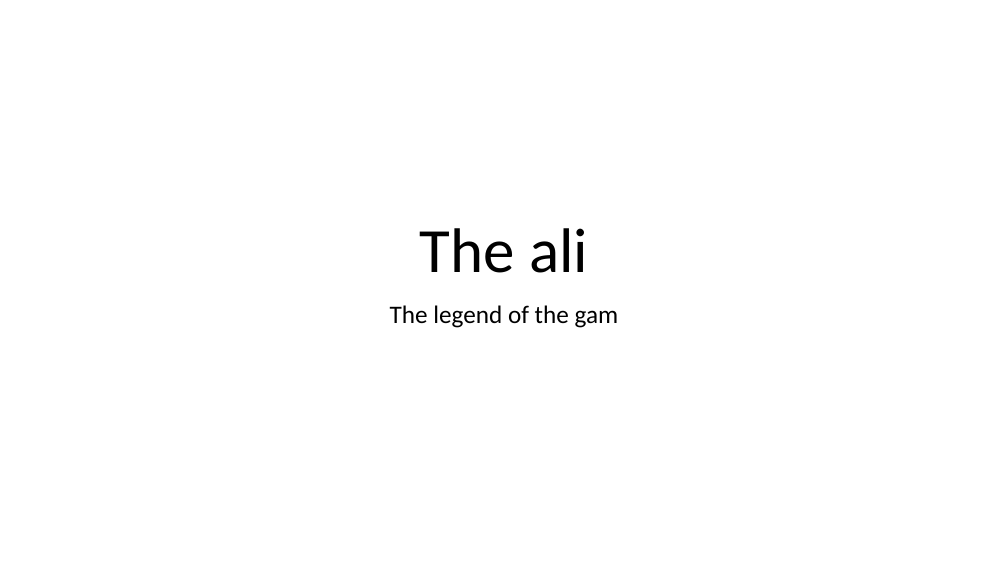
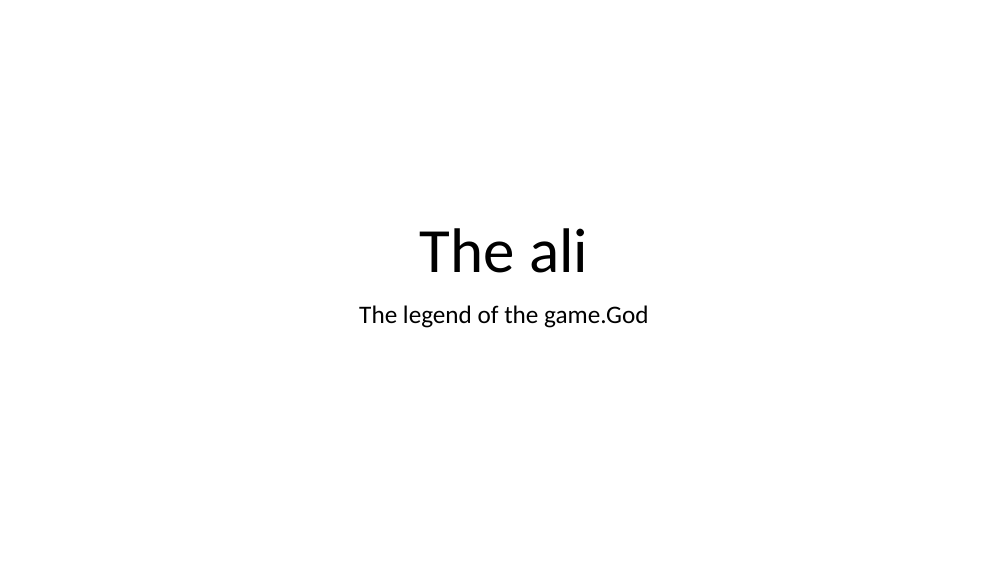
Before and after one commit to alizaidmerchant/ai, a slide deck: slide 1 of first.txt.pptx. Drawn at 1008x567 pixels with LibreOffice and Linux fonts; fonts in the diff are those of the drawing. Boxes give left, top, right and bottom in pixels: in the first picture for what was removed or moved away, otherwise in the second. Text is boxed around its words. In the diff, an @@ line names an element or a change of style, - is before the commit and + after.

Commit message:
added content

```diff
--- a/first.txt.pptx
+++ b/first.txt.pptx
@@ subtitle at box(359, 305, 648, 328): text changed @@
-The legend of the gam
+The legend of the game.God
```
